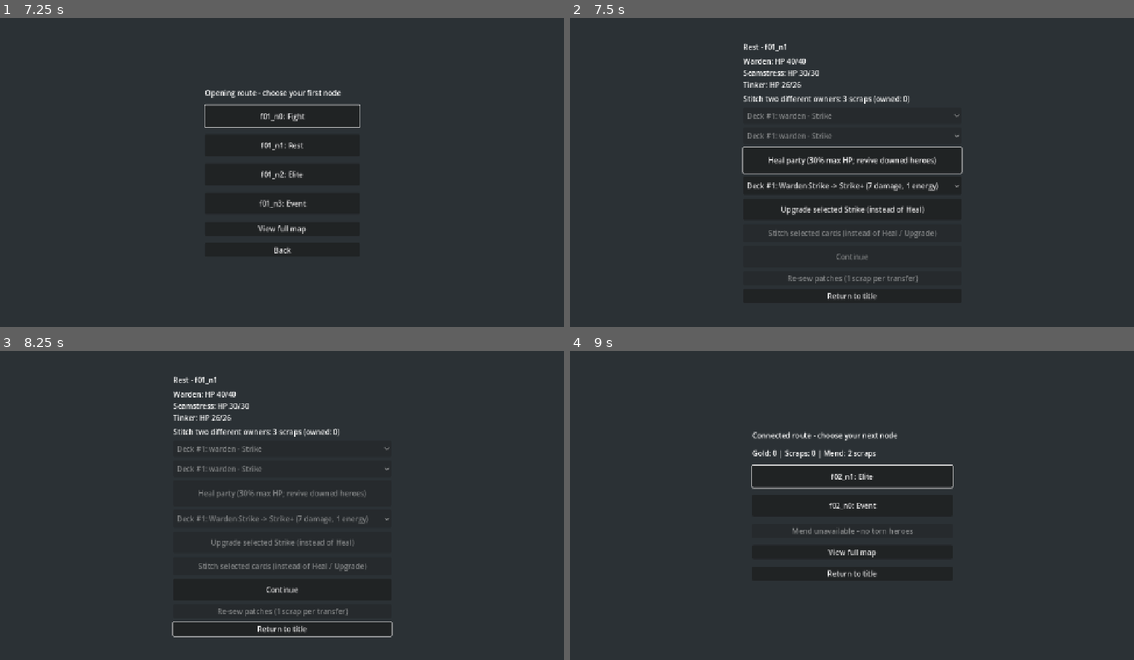
Above: before the commit, frames 1-4 (two rows, left to right).
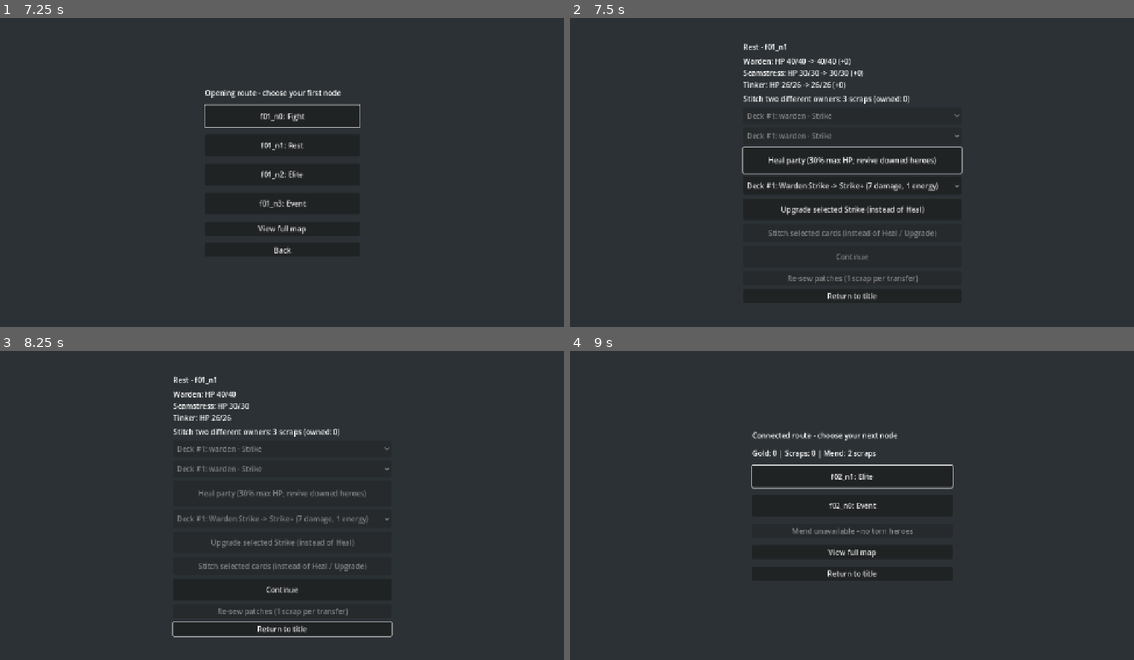
Above: after the commit, the same moments.

Repository: jcoev123-jpg/PatchworkPioneers
Game: Godot game, scene res://scenes/app.tscn
Two runs of this game, one before a commit and one after it. Both use one fixed random seed, a clock stepped at 60 frames per second and the inputs below.
Inputs:
- Up to frame 1 (7.25 s): click "Start run" at 0.5 s; click "f01_n0: Fight" at 1.25 s; click "Preview swap 1 / 2" at 2 s; click "Preview swap 2 / 3" at 2.75 s; click "End Turn" at 3.5 s; click "Preview swap 1 / 2" at 4.25 s; click "Preview swap 2 / 3" at 5 s; click "Return to title" at 5.75 s; click "Start run" at 6.5 s
- Up to frame 2 (7.5 s): click "f01_n1: Rest" at 7.25 s
- Up to frame 3 (8.25 s): click "Heal party (30% max HP, reviv…" at 8 s
- Up to frame 4 (9 s): click "Continue" at 8.75 s

Frame 1 is identical in both runs. In frame 2, 0.3% of the frame differs, in the area x 41-53%, y 13-23%; in frame 3, less than 0.1%; in frame 4, nothing differs.

Commit message:
Patchwork Pioneers cycle 106: Show exact Rest healing before the player chooses
Accepted by relay v2 (Claude final review, tests green).

Diff:
--- a/scripts/app.gd
+++ b/scripts/app.gd
@@ -1682,6 +1682,7 @@
 	rest_stitch_second.disabled = true
 	rest_upgrade_button.disabled = true
 	rest_upgrade_cards.disabled = true
+	_refresh_rest_hp()
 	rest_continue_button.disabled = false
 	rest_continue_button.focus_next = rest_continue_button.get_path_to(rest_back_button)
 	rest_continue_button.focus_previous = rest_continue_button.get_path_to(rest_back_button)
@@ -2035,14 +2036,25 @@
 	run_heroes = result.heroes.duplicate(true)
 	_rest_committed_heroes = run_heroes.duplicate(true)
 	_finish_rest_choice()
-	_refresh_rest_hp()
 	rest_back_button.grab_focus()
 
 
 func _refresh_rest_hp() -> void:
+	var preview: Dictionary = {}
+	if rest_recovery != null and not rest_recovery.is_consumed() \
+		and rest_upgrade != null and not rest_upgrade.is_consumed() \
+		and rest_stitch != null and not rest_stitch.is_consumed() \
+		and _rest_committed_heroes.is_empty() and _rest_committed_deck.is_empty():
+		preview = RunRestHealPreview.preview(run_heroes)
 	var lines: PackedStringArray = []
-	for hero in run_heroes:
-		lines.append("%s: HP %d/%d" % [hero.id.capitalize(), hero.hp, hero.max_hp])
+	for index in range(run_heroes.size()):
+		var hero: Dictionary = run_heroes[index]
+		var line := "%s: HP %d/%d" % [hero.id.capitalize(), hero.hp, hero.max_hp]
+		if preview.get("ok") == true:
+			var forecast: Dictionary = preview.forecasts[index]
+			line += " -> %d/%d (+%d)%s" % [forecast.hp_after, preview.heroes[index].max_hp,
+				forecast.hp_delta, " Revive" if forecast.revived else ""]
+		lines.append(line)
 	rest_hp_label.text = "\n".join(lines)
 
 
--- a/tests/live_rest_route_entry_test.gd
+++ b/tests/live_rest_route_entry_test.gd
@@ -34,6 +34,45 @@
 	for hero in heroes:
 		hero.block = 0
 	return heroes
+
+
+func _rest_preview_state() -> Array:
+	return [_persistent(), app.party_carryover.read_state(), app.rest_recovery._roster.duplicate(true),
+		app.rest_recovery.is_consumed(), app.rest_upgrade.is_consumed(), app.rest_stitch.get_snapshot(),
+		app.rest_stitch.is_consumed(), app._rest_committed_heroes.duplicate(true),
+		app._rest_committed_deck.duplicate()]
+
+
+func _check_rest_forecast() -> void:
+	var before := _rest_preview_state()
+	var oracle := RunRestHealPreview.preview(app.run_heroes)
+	_check(oracle.ok and oracle.forecasts.size() == 3, "real eligible Rest has three oracle forecasts")
+	var lines: PackedStringArray = app.rest_hp_label.text.split("\n")
+	_check(lines.size() == oracle.forecasts.size(), "visible rows cover every forecast exactly once")
+	if not oracle.ok or lines.size() != oracle.forecasts.size():
+		return
+	for index in range(oracle.forecasts.size()):
+		var forecast: Dictionary = oracle.forecasts[index]
+		var hero: Dictionary = oracle.heroes[index]
+		_check(lines[index] == "%s: HP %d/%d -> %d/%d (+%d)%s" % [forecast.id.capitalize(),
+			forecast.hp_before, hero.max_hp, forecast.hp_after, hero.max_hp, forecast.hp_delta,
+			" Revive" if forecast.revived else ""], "visible current/result/delta/revive matches oracle exactly")
+	for repeat in range(3):
+		app._refresh_rest_hp()
+		_check(app.rest_hp_label.text.split("\n") == lines, "repeated preview remains fresh and identical")
+	_check(_rest_preview_state() == before, "preview preserves models, ledger, services, RNG and choice eligibility")
+	for control in [app.rest_view] + app.rest_view.get_children():
+		if control is Control:
+			_check(Rect2(0, 0, 1280, 720).encloses(control.get_global_rect()), "forecast and every Rest control fit viewport")
+	_check(app.rest_hp_label.size.x >= app.rest_hp_label.get_minimum_size().x,
+		"complete forecast text fits label without clipping")
+
+
+func _check_rest_hp_only() -> void:
+	var expected: PackedStringArray = []
+	for hero in app.run_heroes:
+		expected.append("%s: HP %d/%d" % [hero.id.capitalize(), hero.hp, hero.max_hp])
+	_check(app.rest_hp_label.text == "\n".join(expected), "completed or rejected forecast shows current HP only")
 
 
 func _routed_win(fixture: Dictionary, downed: bool, capped_survivor: bool = false) -> bool:
@@ -99,7 +138,8 @@
 	var old_heal: Callable
 	var old_back: Callable
 	var replay: Array = []
-	for session in range(3):
+	var replay_forecast := ""
+	for session in range(4):
 		seed(380038)
 		var global_next := randi()
 		seed(380038)
@@ -216,6 +256,14 @@
 		_check(app.rest_view != null and app.run_map.get_route() == [fixture.fight, rest_id], "Rest advances map exactly once")
 		if app.rest_view == null:
 			break
+		_check_rest_forecast()
+		if session == 0:
+			replay_forecast = app.rest_hp_label.text
+		elif session == 3:
+			_check(app.rest_hp_label.text == replay_forecast, "returned run replays fresh identical forecasts")
+		_check(app.rest_hp_label.text.contains("Revive") == (session == 1), "downed visit revives; fresh living visit has no stale revival")
+		_check(RunRestHealPreview.preview(copy).forecasts[2].hp_delta == 0 if session != 1 else
+			RunRestHealPreview.preview(copy).forecasts[2].revived, "mounted cases cover full-HP cap and downed recovery")
 		before = _persistent()
 		old_route.call()
 		old_back.call()
@@ -238,9 +286,13 @@
 		_check(_persistent() == before and not visit.is_consumed(), "wrong visit rejects without consumption")
 		app.run_heroes = _defeated(copy)
 		var invalid_before := _persistent()
+		app._refresh_rest_hp()
+		_check_rest_hp_only()
 		old_heal.call()
 		_check(_persistent() == invalid_before and not visit.is_consumed(), "changed defeated snapshot cannot heal")
 		app.run_heroes = copy.duplicate(true)
+		app._refresh_rest_hp()
+		_check_rest_forecast()
 		var expected_heal := RunRestRecovery.new(copy).choose_heal()
 		_check(expected_heal.ok, "independent service oracle is valid")
 		if "--inject-wrong-hp" in OS.get_cmdline_user_args():
@@ -252,6 +304,9 @@
 			await _key(KEY_ENTER)
 		_check(visit.is_consumed() and app.rest_heal_button.disabled and app.run_heroes == expected_heal.heroes,
 			"visible Heal commits service exact result once")
+		_check_rest_hp_only()
+		app._refresh_rest_hp()
+		_check_rest_hp_only()
 		var ledger: Dictionary = app.party_carryover.read_state()
 		_check(ledger.ok and ledger.heroes == expected_heal.heroes and ledger.completed_rests == [rest_id],
 			"mounted Heal also commits exact heroes and current Rest once to persistent ledger")
@@ -270,7 +325,8 @@
 		for stale in [old_continue, old_route, old_heal, old_back]:
 			stale.call()
 		_check(app.title_view.visible and app.run_heroes.is_empty() and app.run_map == null
-			and app.rest_recovery == null and app.rest_view == null and app.deck == null, "Return clears run and post-Return inputs are inert")
+			and app.rest_recovery == null and app.rest_view == null and app.rest_hp_label == null
+			and app.deck == null, "Return clears run and forecast and post-Return inputs are inert")
 		_check(randi() == global_next, "entire route/rest path leaves global RNG unchanged")
 	_check(app._start_battle(), "explicit standalone M01 fixture starts")
 	await _frames()
--- a/tests/live_rest_upgrade_choice_test.gd
+++ b/tests/live_rest_upgrade_choice_test.gd
@@ -80,6 +80,7 @@
 		var next: Callable = app.rest_continue_button.pressed.get_connections()[0].callable
 		var source: Array = app.run_deck.duplicate()
 		var heroes: Array = app.run_heroes.duplicate(true)
+		_check(app.rest_hp_label.text.contains(" -> "), "eligible Upgrade visit initially shows pending Heal forecast")
 		var ledger: Dictionary = app.party_carryover.read_state()
 		var indices: Array[int] = []
 		for index in range(source.size()):
@@ -202,6 +203,12 @@
 				"one selected duplicate replaced exactly once without consuming Heal service")
 			_check(_persistent().slice(2) == before.slice(2) and app.run_heroes == heroes
 				and app.party_carryover.read_state() == ledger, "Upgrade preserves heroes, gold, RNG, route, combat and carryover ledger")
+			var hp_lines: PackedStringArray = []
+			for hero in heroes:
+				hp_lines.append("%s: HP %d/%d" % [hero.id.capitalize(), hero.hp, hero.max_hp])
+			_check(app.rest_hp_label.text == "\n".join(hp_lines), "Upgrade removes forecast and keeps exact current HP rows")
+			app._refresh_rest_hp()
+			_check(app.rest_hp_label.text == "\n".join(hp_lines), "refresh cannot restore forecast after Upgrade")
 			_check(app.rest_heal_button.disabled and button.disabled and choices.disabled
 				and not app.rest_continue_button.disabled, "exclusive consumed upgrade enables Continue")
 			_reject_upgrade(upgrade, "duplicate Upgrade")
